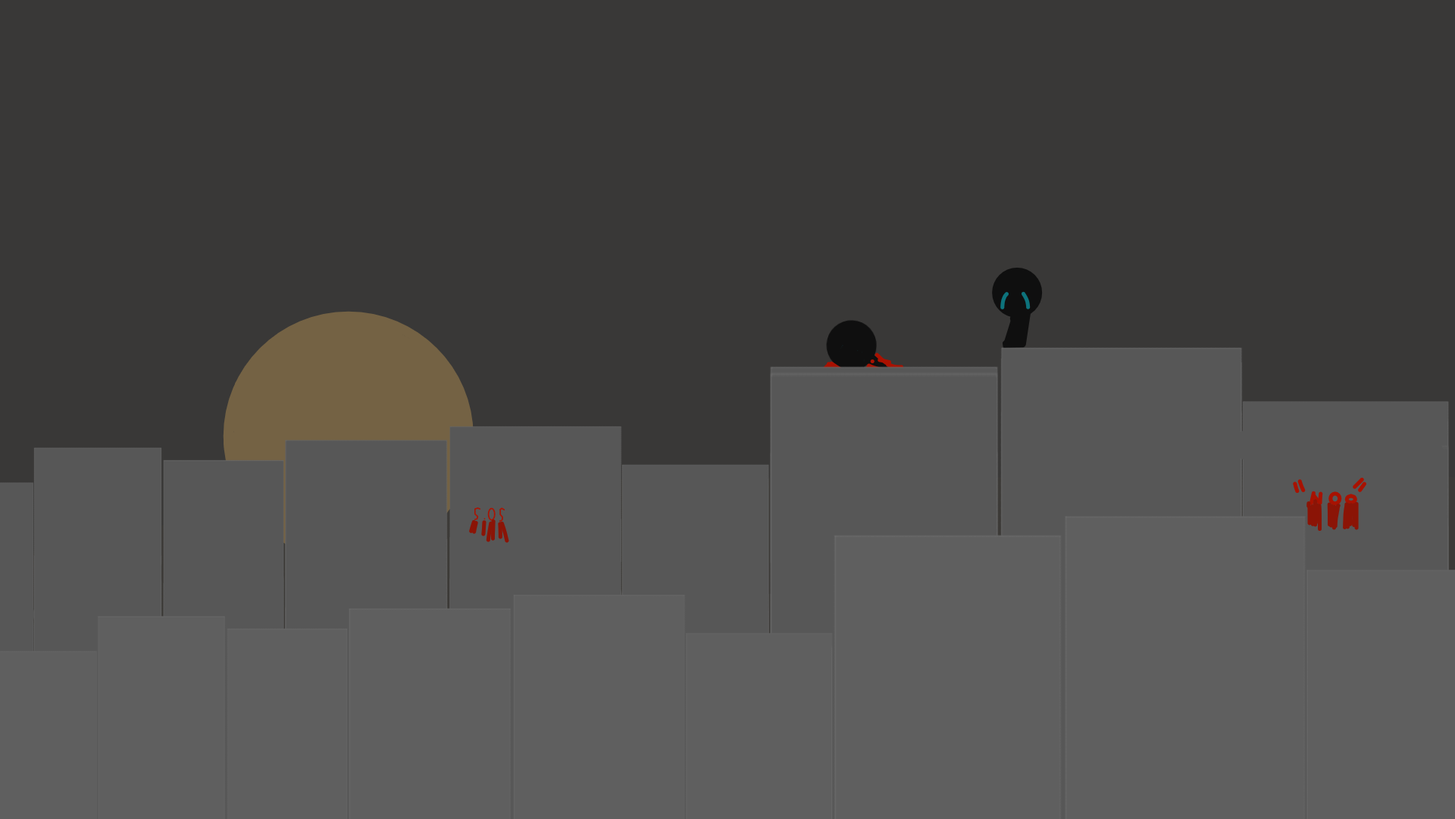
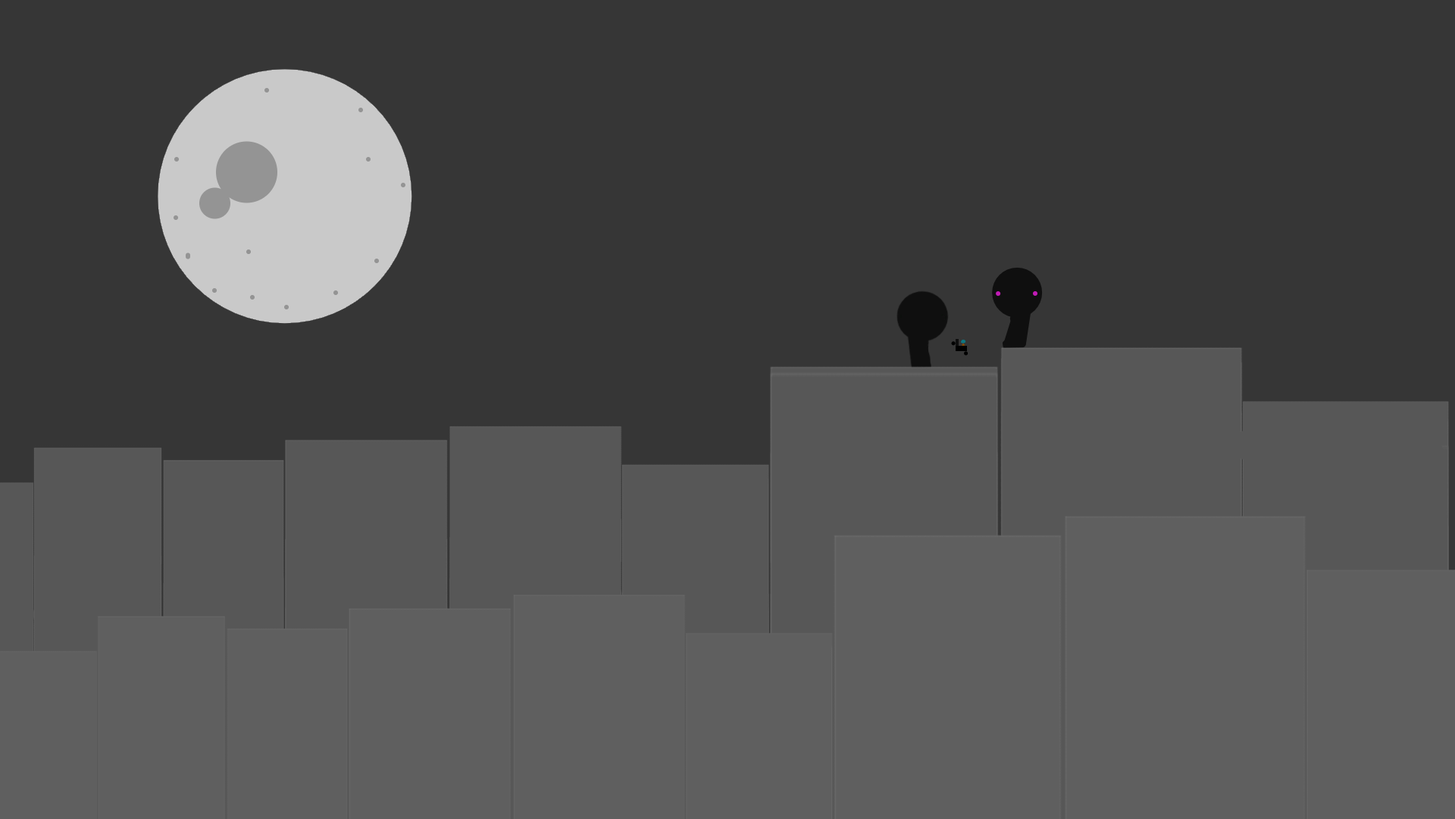
Revision of a layered 1455 x 819 image; what changed, layer by layer:
added group "Part 2 (the normal one!" with 4 layers above "Part 1" over [0, 0, 1455, 651]
added layer "Part 1" (1st of 3, in "Part 2 (the normal one!") in group "Part 2 (the normal one!" over [33, 485, 1455, 651]
added layer "Part 2" (1st of 2, in "Part 2 (the normal one!") in group "Part 2 (the normal one!" over [0, 291, 1455, 651]
added layer "people" (1st of 2, in "Part 2 (the normal one!") in group "Part 2 (the normal one!" over [0, 0, 1455, 651]
added layer "Moon" in group "Part 2 (the normal one!" over [145, 48, 437, 389]
moved "Txt" into group "Part 1" over [436, 436, 1367, 583]
moved "Part 1" (3rd of 3, in "Part 1") into group "Part 1", painted on it over [33, 485, 1455, 651]
moved "Part 2" (2nd of 2, in "Part 1") into group "Part 1", painted on it over [0, 291, 1455, 651]
moved "people" (2nd of 2, in "Part 1") into group "Part 1", painted on it over [776, 194, 1068, 437]
moved "Sun" into group "Part 1", painted on it over [0, 0, 1455, 651]
painted on "Background" over [0, 0, 1455, 651]
